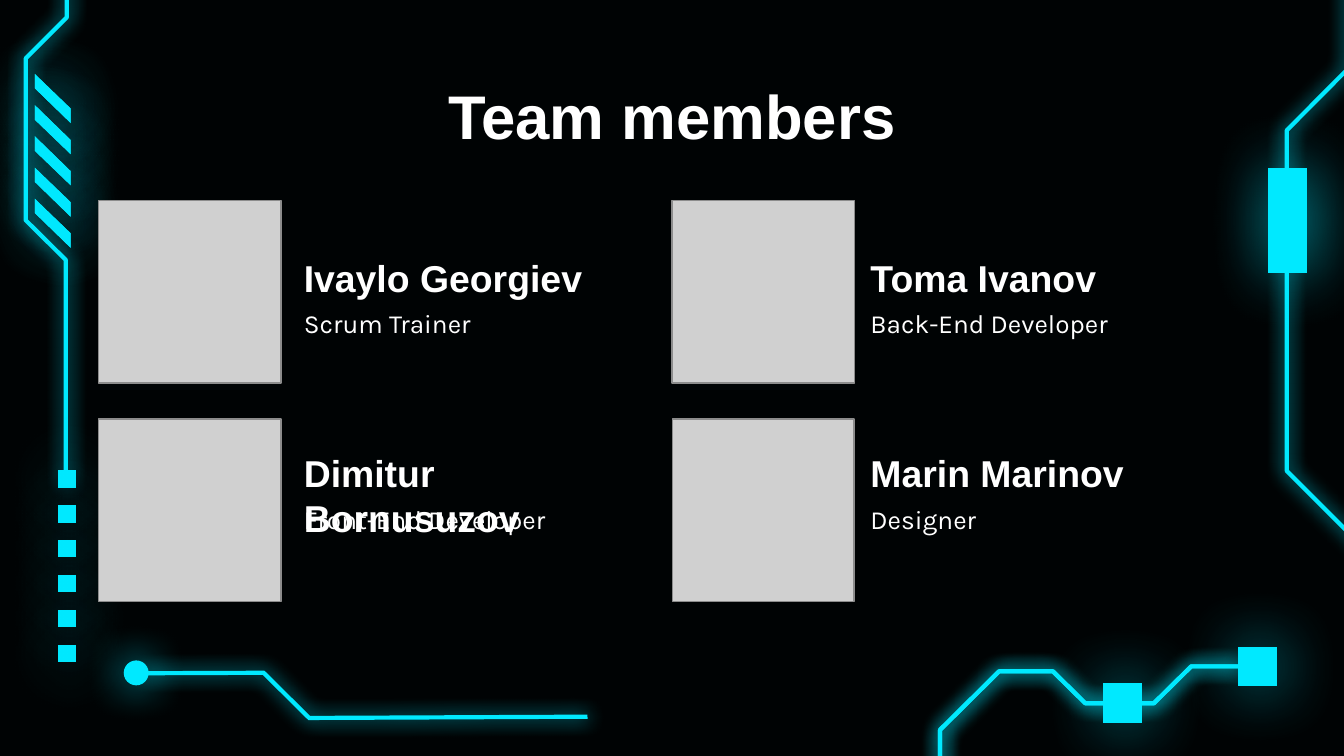
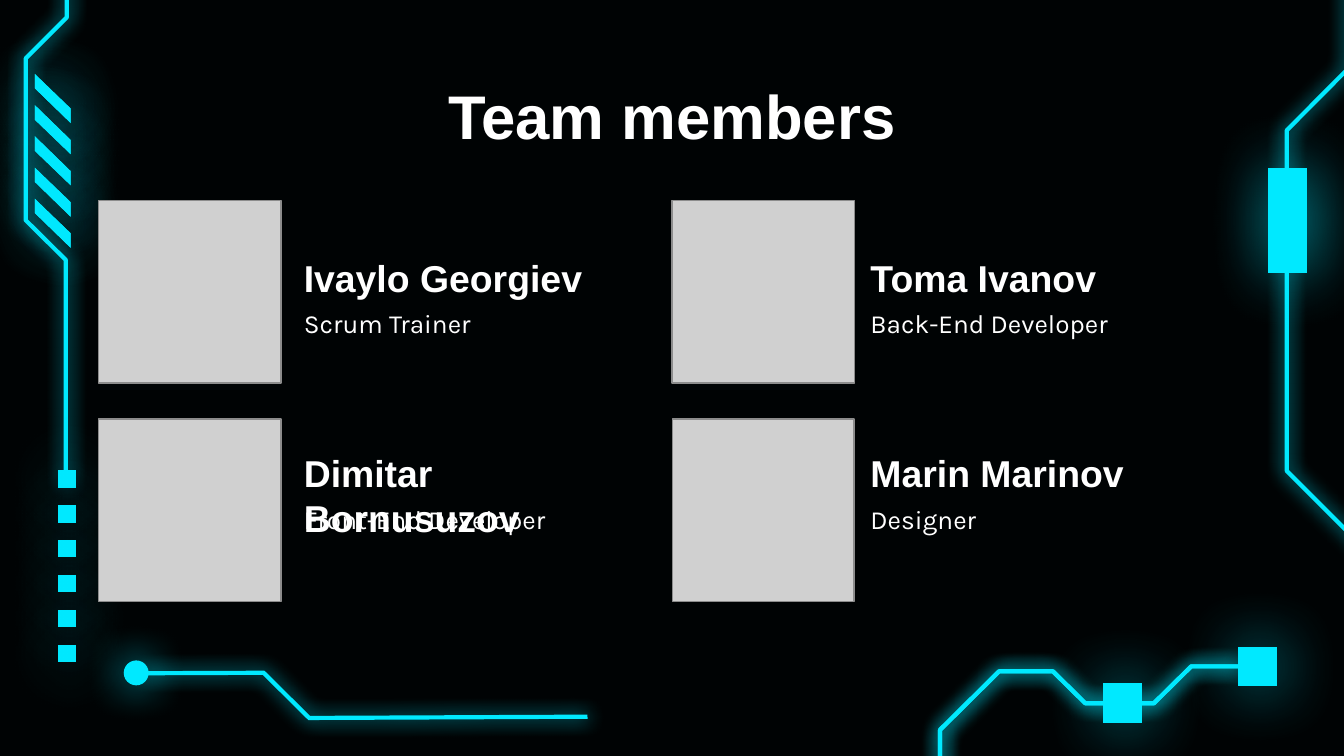
Before and after one commit to codingburgas/sprint-math-games-9th-grade-codecraft, a slide deck: slide 3 of CodeCraft/CodeCraft/docs/presentation/CodeCraft.pptx. Drawn at 1344x756 pixels with LibreOffice and Linux fonts; fonts in the diff are those of the drawing; grey boxes stand for pictures. Boxes give left, top, right and bottom in pixels: in the first picture for what was removed or moved away, otherwise in the second. Text is boxed around its words. In the diff, an @@ line names an element or a change of style, - is before the commit and + after.

```diff
--- a/CodeCraft/CodeCraft/docs/presentation/CodeCraft.pptx
+++ b/CodeCraft/CodeCraft/docs/presentation/CodeCraft.pptx
@@ subtitle at (x1=304, y1=460, x2=520, y2=535): text changed @@
-Dimitur Bornusuzov
+Dimitar Bornusuzov
```
Also in this commit, not shown: 2 other files.
